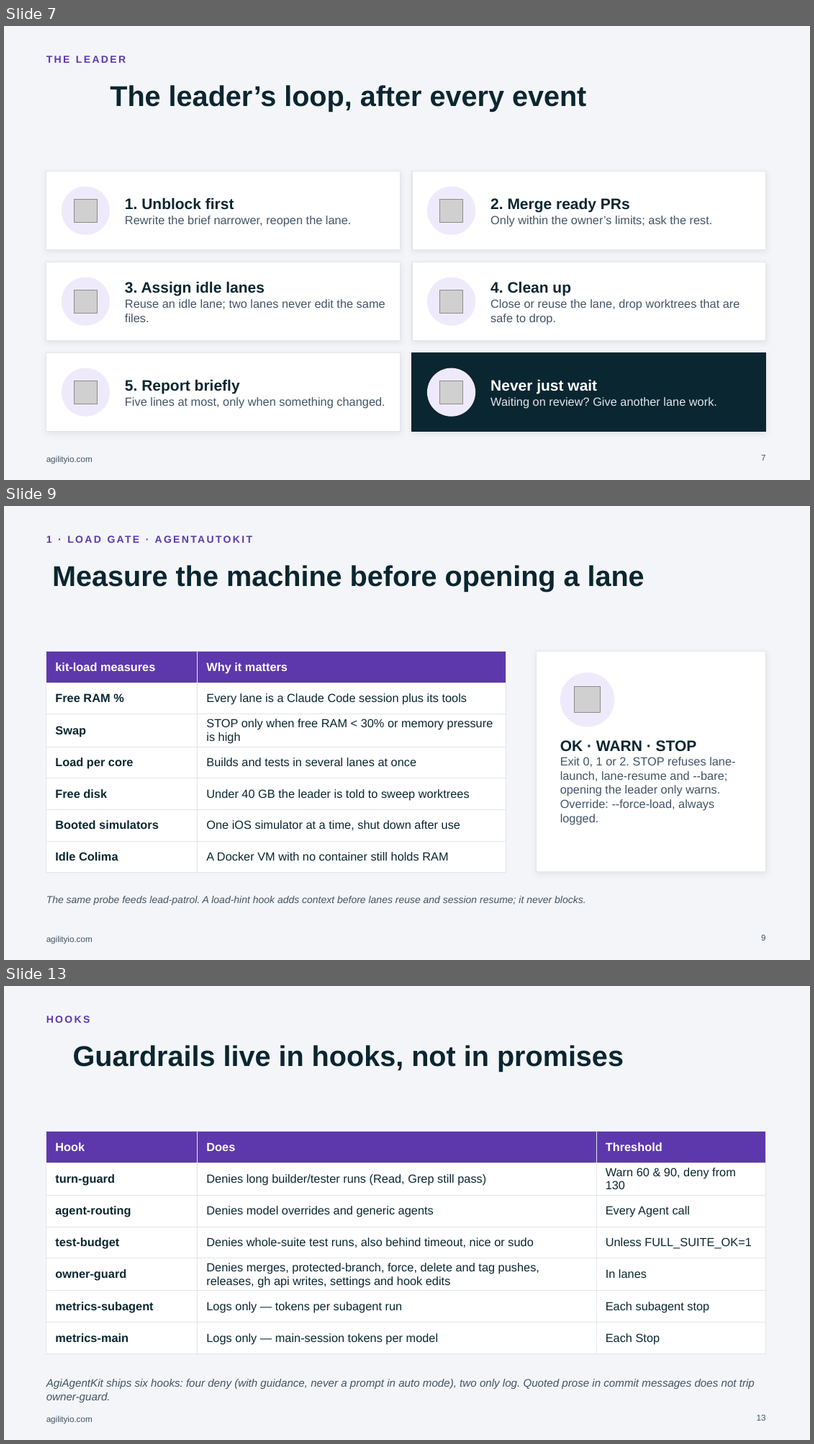
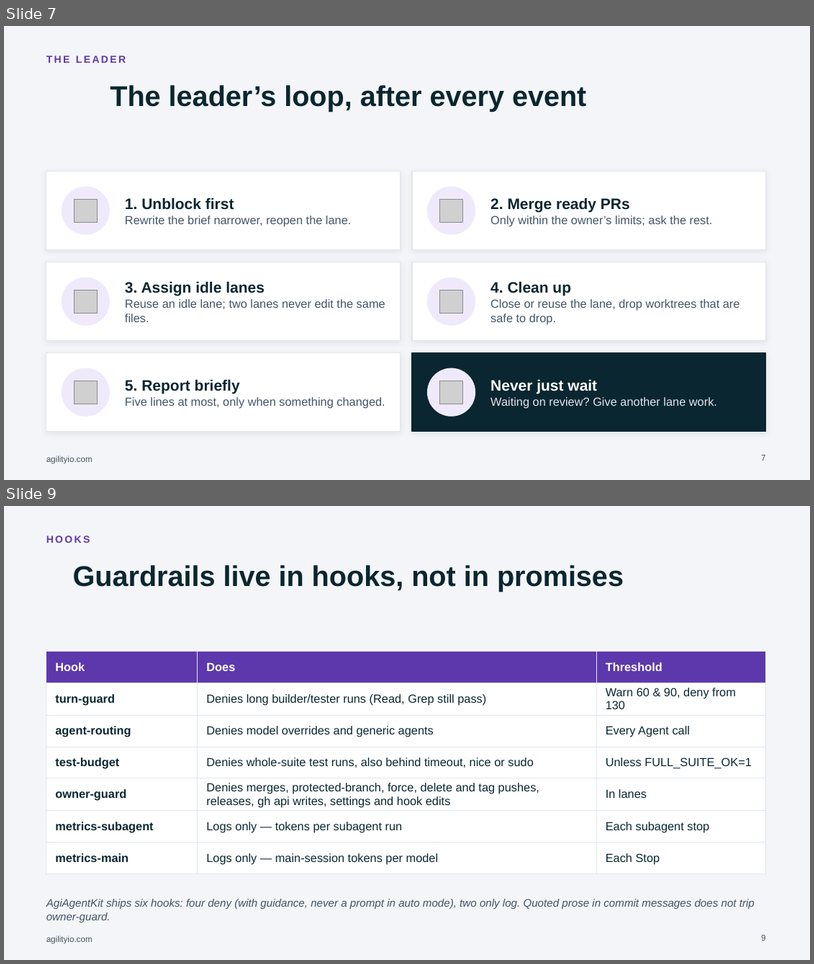
Before and after one commit to trungungtoan-agilityio/AgiAgentKit, a slide deck: docs/talk/v2/Session-Superadvisor-V2-AgilityIO.pptx. Shown one above the other, each under a label of ours: slides 7, 9 and 13 before the commit, slides 7 and 9 after it; the slides between them are not shown. The pictures are 814x1444 and 814x964 pixels, drawn with LibreOffice and Linux fonts; fonts in the diff are those of the drawing; grey boxes stand for pictures; background and template pictures are left out. Boxes give left, top, right and bottom in pixels: in the first picture for what was removed or moved away, otherwise in the second. Text is boxed around its words. In the diff, an @@ line names an element or a change of style, - is before the commit and + after.

```diff
--- a/docs/talk/v2/Session-Superadvisor-V2-AgilityIO.pptx
+++ b/docs/talk/v2/Session-Superadvisor-V2-AgilityIO.pptx
@@ slide 9 removed at (4, 506, 810, 960), background #F4F5F8; not listed: 1 template element that a slide beside it also shows @@
@@ text removed at (46, 536, 52, 543) @@
-1 · LOAD GATE · AGENTAUTOKIT
@@ title removed at (52, 565, 645, 591) @@
-Measure the machine before opening a lane
@@ table removed at (46, 651, 506, 863), 7 rows, 2 columns @@
-kit-load measures | Why it matters
-Free RAM % | Every lane is a Claude Code session plus its tools
-Swap | STOP only when free RAM < 30% or memory pressure is high
-Load per core | Builds and tests in several lanes at once
-Free disk | Under 40 GB the leader is told to sweep worktrees
-Booted simulators | One iOS simulator at a time, shut down after use
-Idle Colima | A Docker VM with no container still holds RAM
@@ rectangle removed at (536, 651, 766, 871) @@
@@ ellipse removed at (561, 672, 615, 727) @@
@@ picture removed at (574, 686, 600, 713) @@
@@ text removed at (561, 740, 736, 824) @@
-OK · WARN · STOP
-Exit 0, 1 or 2. STOP refuses lane-launch, lane-resume and --bare; opening the leader only warns. Override: --force-load, always logged.
@@ text removed at (46, 896, 586, 905) @@
-The same probe feeds lead-patrol. A load-hint hook adds context before lanes reuse and session resume; it never blocks.
@@ page number removed at (761, 934, 766, 940) @@
-9
@@ what was slide 13 is now slide 9 @@
@@ page number at (761, 934, 766, 940): text changed @@
-13
+9
```
Also in this commit, not shown: 4 slides changed, 3 other slides removed, 7 other files.
